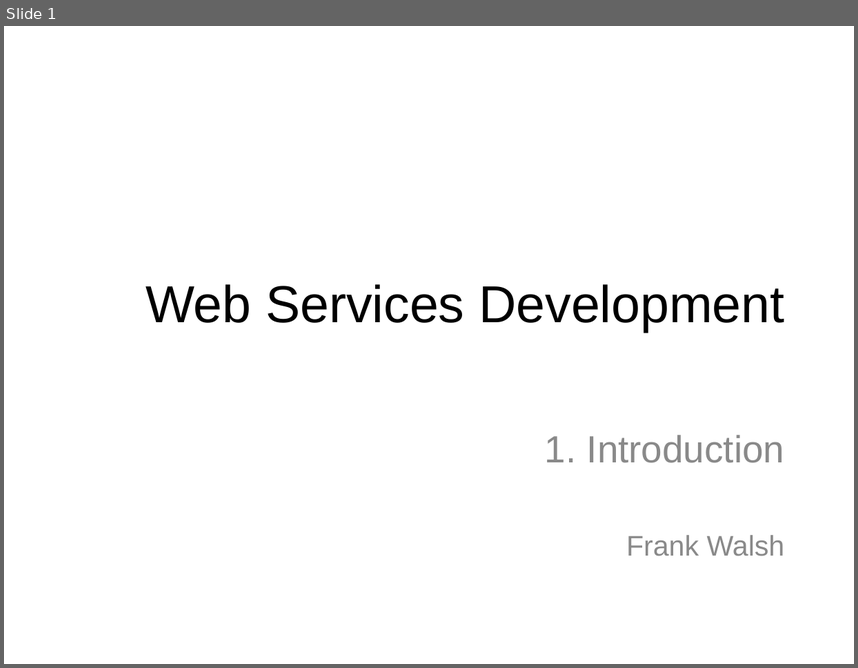
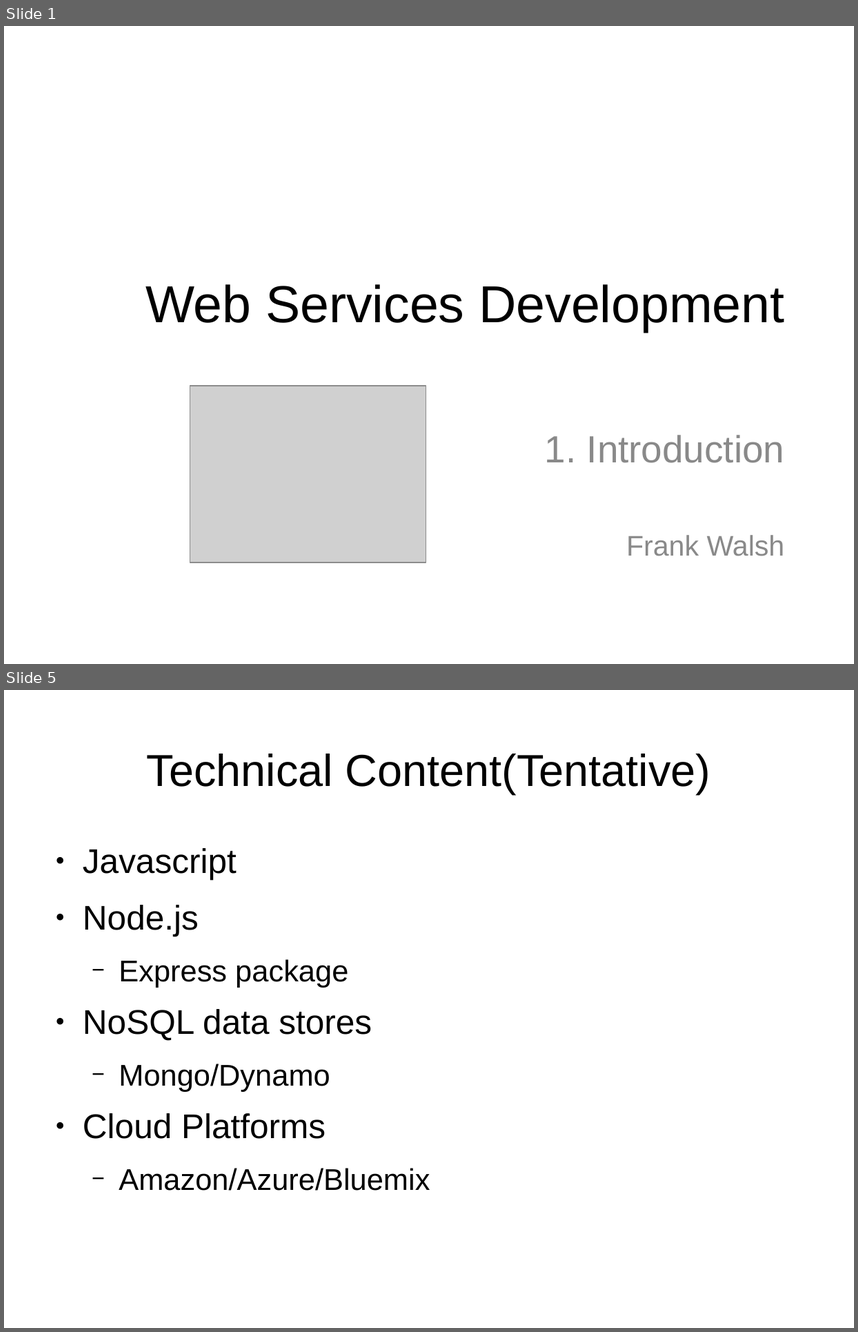
Before and after one commit to fxwalsh/webservicesdev-2016, a slide deck: topic01/talk-1/web-services-intro.odp. Shown one above the other, each under a label of ours: slide 1 before the commit, slides 1 and 5 after it; the slides between them are not shown. The pictures are 858x668 and 858x1332 pixels, drawn with LibreOffice and Linux fonts; fonts in the diff are those of the drawing; grey boxes stand for pictures. Boxes give left, top, right and bottom in pixels: in the first picture for what was removed or moved away, otherwise in the second. Text is boxed around its words. In the diff, an @@ line names an element or a change of style, - is before the commit and + after.

```diff
--- a/topic01/talk-1/web-services-intro.odp
+++ b/topic01/talk-1/web-services-intro.odp
@@ slide 5 added at [4,690,854,1328], background #FFFFFF @@
@@ title added at [147,753,711,794], 42.1 pt, text #000000 @@
+Technical Content(Tentative)
@@ text added at [83,848,430,1190], 32.2 pt, text #000000 @@
+● Javascript
+● Node.js
+  − Express package
+● NoSQL data stores
+  − Mongo/Dynamo
+● Cloud Platforms
+  − Amazon/Azure/Bluemix
@@ slide 1 changed as well @@
@@ picture added at [190,385,426,562] @@
```
Also in this commit, not shown: 1 other slide changed, 10 other slides added, 2 other files.
